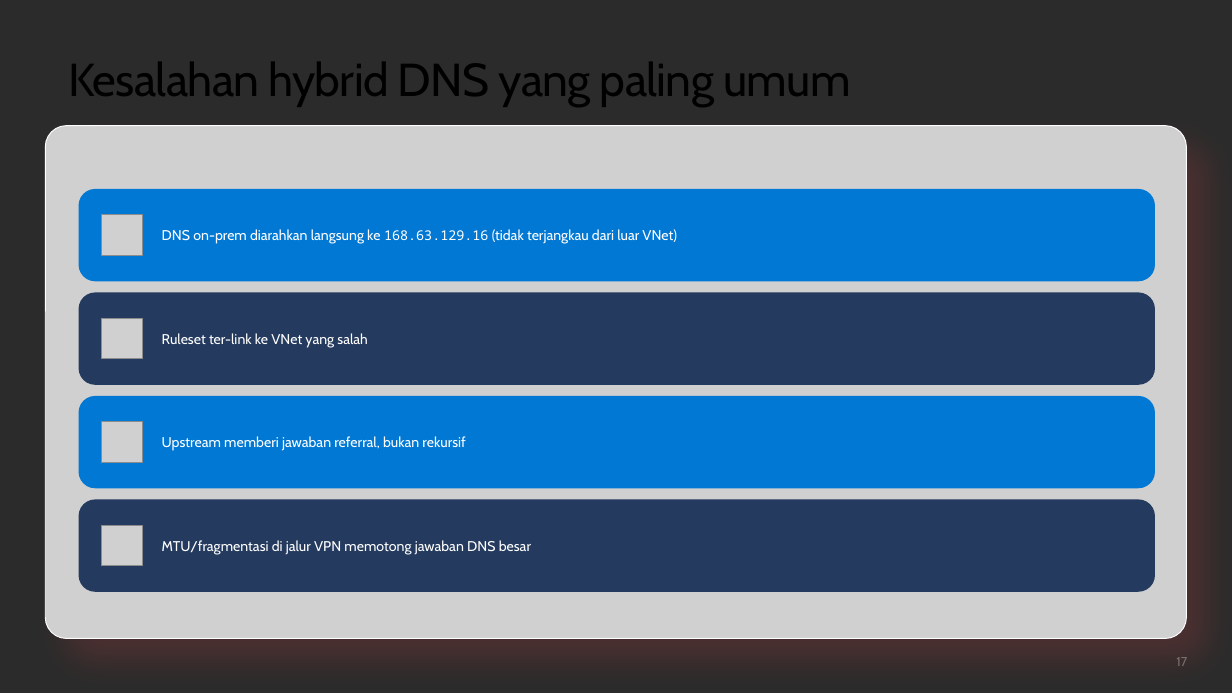
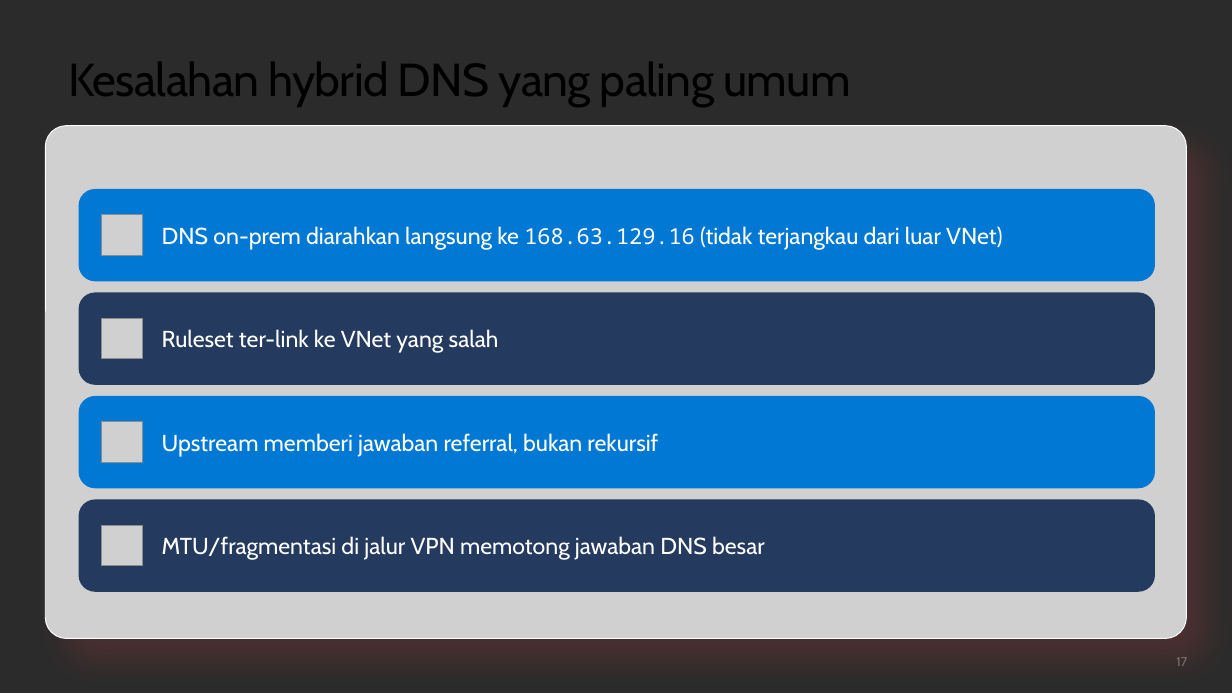
Before and after one commit to medisa-aris/azure-landing-zone-training, a slide deck: slide 17 of slides/pptx/slide_day04_hybrid-connectivity-operations.pptx. Drawn at 1232x693 pixels with LibreOffice and Linux fonts; fonts in the diff are those of the drawing; grey boxes stand for pictures; background and template pictures are left out; a plain dark background stands for a picture behind light text. Boxes give left, top, right and bottom in pixels: in the first picture for what was removed or moved away, otherwise in the second. Text is boxed around its words. In the diff, an @@ line names an element or a change of style, - is before the commit and + after.

```diff
--- a/slides/pptx/slide_day04_hybrid-connectivity-operations.pptx
+++ b/slides/pptx/slide_day04_hybrid-connectivity-operations.pptx
@@ text "DNS on-prem diarahkan langsung ke ..." at [162,226,1002,250]: size 11 to 18 pt in "DNS on-prem diarahkan langsung ke (tidak terjangkau ..."; size 10.4 to 17.1 pt in "168.63.129.16" @@
@@ size 11 to 18 pt in 3 elements at [162,329,499,353], [162,433,658,457], [162,536,765,560] @@
```
Also in this commit, not shown: 14 other slides changed, 6 other files.
